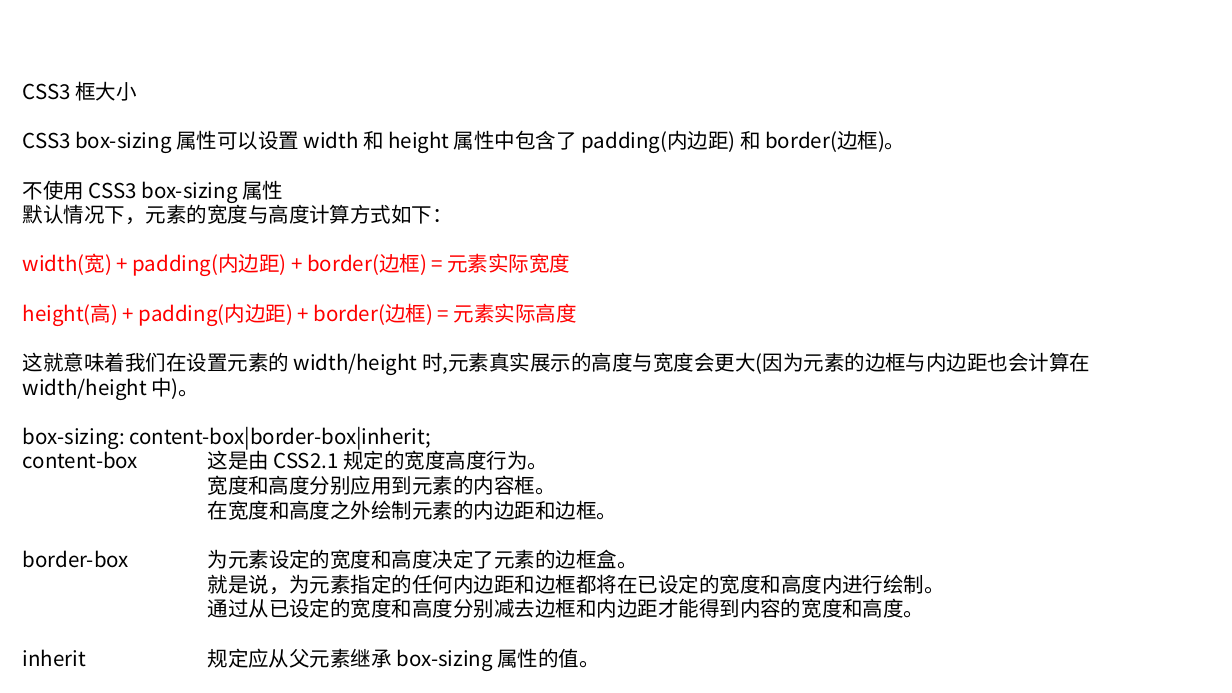
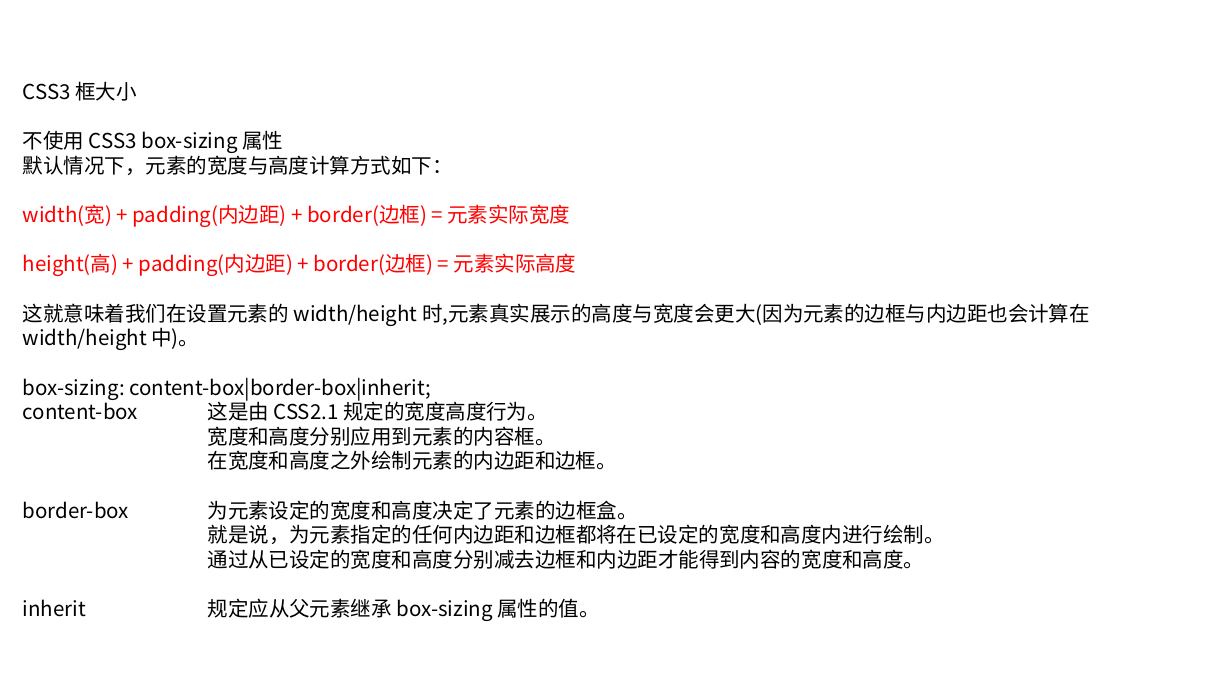
Before and after one commit to linkknown/PPT, a slide deck: slide 30 of 前端PPT/css 简介.pptx (slide 28 before the commit). Drawn at 1232x693 pixels with LibreOffice and Linux fonts; fonts in the diff are those of the drawing; background and template pictures are left out. Boxes give left, top, right and bottom in pixels: in the first picture for what was removed or moved away, otherwise in the second. Text is boxed around its words. In the diff, an @@ line names an element or a change of style, - is before the commit and + after.

```diff
--- a/前端PPT/css 简介.pptx
+++ b/前端PPT/css 简介.pptx
@@ text at [23,130,905,153]: paragraph removed @@
-CSS3 box-sizing 属性可以设置 width 和 height 属性中包含了 padding(内边距) 和 border(边框)。
```
Also in this commit, not shown: 7 other slides changed, 3 slides added, 2 other files.
